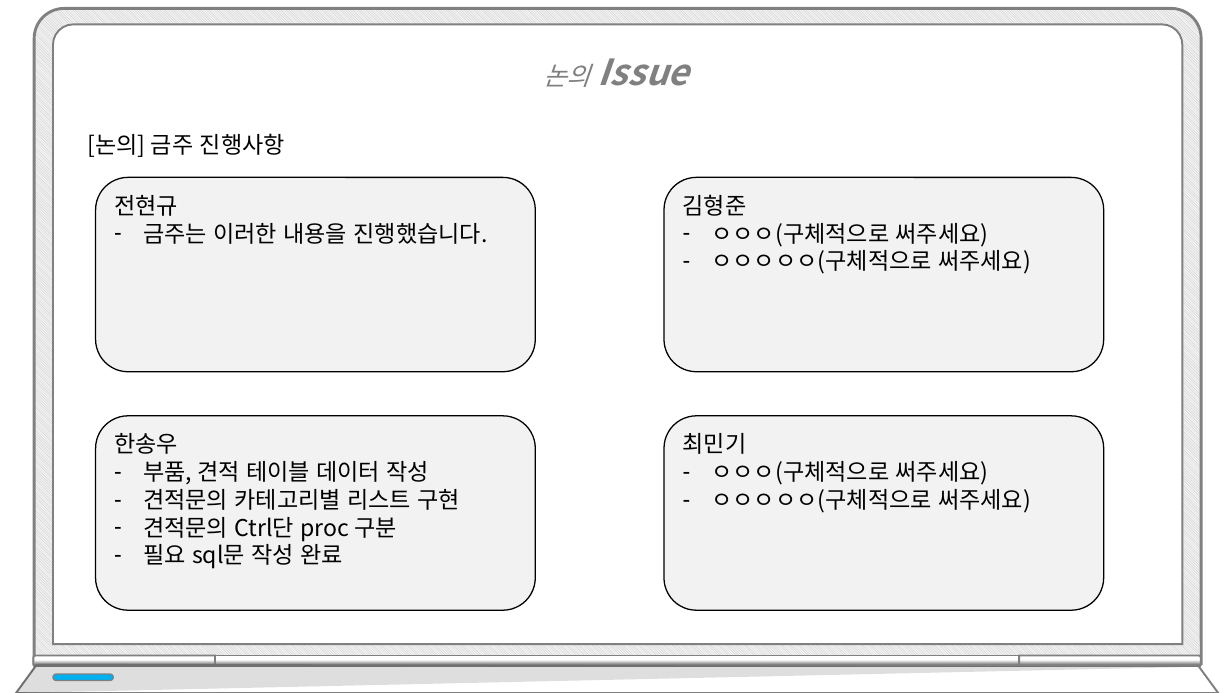
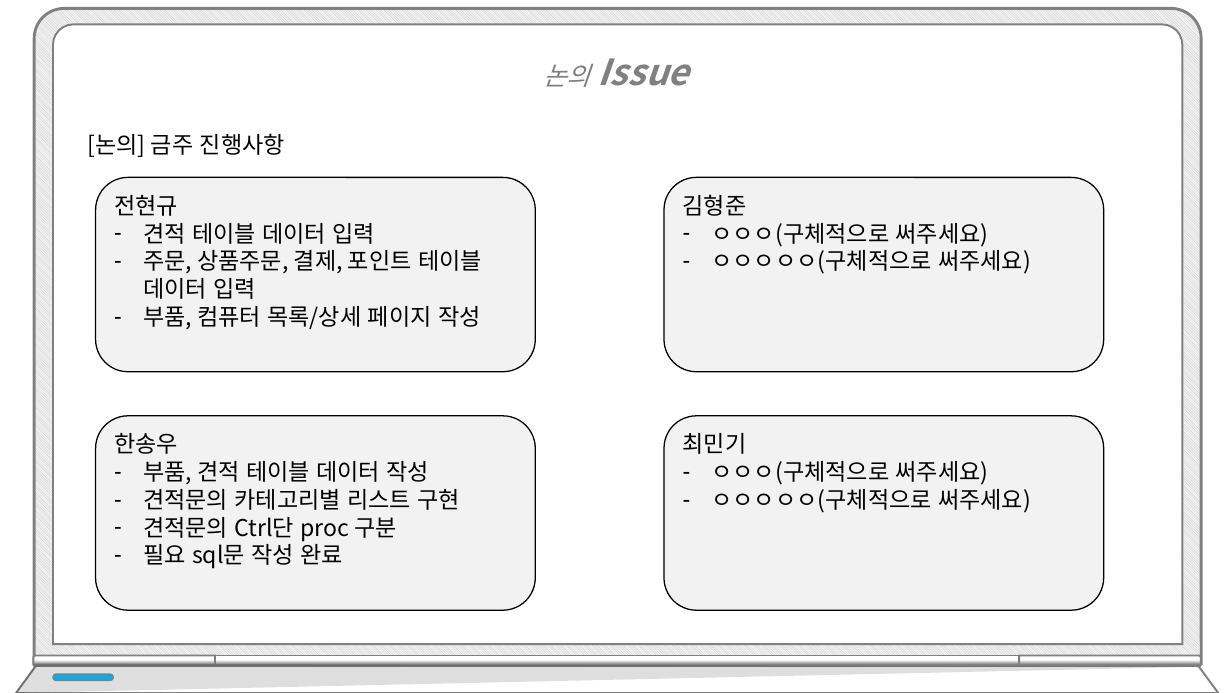
Before and after one commit to hhsw07/ezen-academy-projects, a slide deck: slide 114 of WebContent/발표/4차/프로젝트5_4차.pptx (slide 108 before the commit). Drawn at 1232x693 pixels with LibreOffice and Linux fonts; fonts in the diff are those of the drawing. Boxes give left, top, right and bottom in pixels: in the first picture for what was removed or moved away, otherwise in the second. Text is boxed around its words. In the diff, an @@ line names an element or a change of style, - is before the commit and + after.

```diff
--- a/WebContent/발표/4차/프로젝트5_4차.pptx
+++ b/WebContent/발표/4차/프로젝트5_4차.pptx
@@ text in rounded rectangle at <box>143,223,482,329</box>: text changed @@
-– 금주는 이러한 내용을 진행했습니다.
+– 견적 테이블 데이터 입력
+– 주문, 상품주문, 결제, 포인트 테이블 데이터 입력
+– 부품, 컴퓨터 목록/상세 페이지 작성
```
Also in this commit, not shown: 6 other slides changed, 6 slides added.
